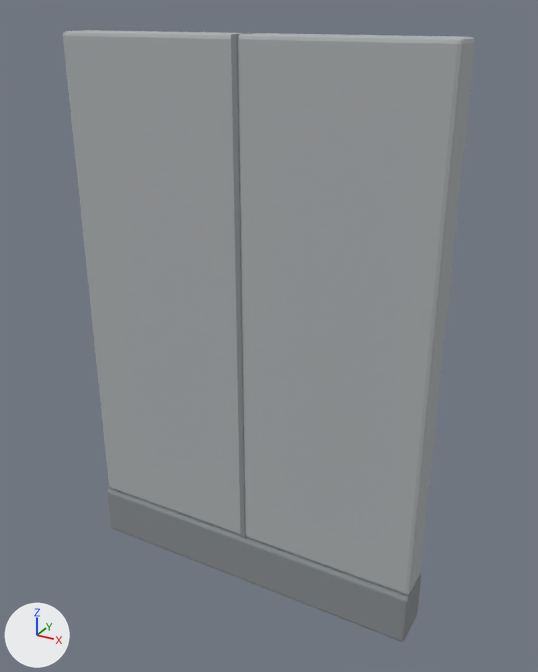
A saved change to the glTF model assets/models/kit/wall_panel.glb.
Before and after are seen from a 50 mm camera at (1.81, -3.09, 3.1) aimed at (0.08, 0.06, 1.53). Lighting does not change. The marker at lower left points along +X, +Y and +Z. The older version comes first.

Names of what the first picture shows: 'BaseTrim', 'Panel', 'Seam'.
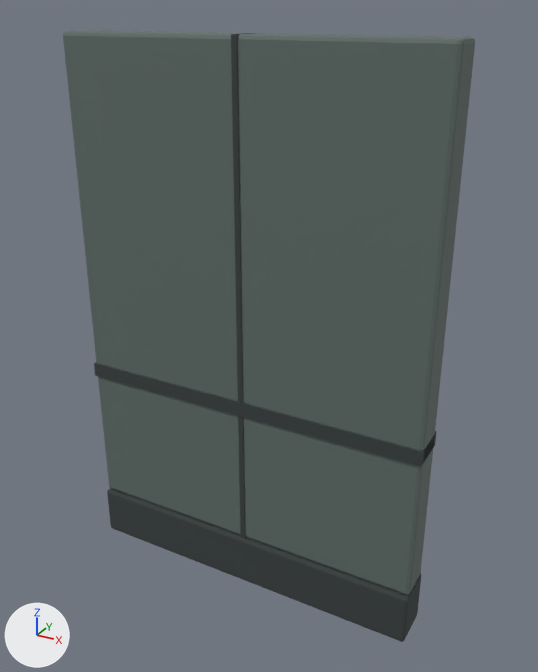
What differs and where, as boxes (x1, y1, x2, y2) in the pictures (538 x 672 px):
'Panel', recoloured (grey to dark grey)
    both: (63, 30, 475, 595)
'BaseTrim', recoloured (grey to dark grey)
    both: (107, 488, 421, 642)
'Stripe', added
    after: (94, 362, 437, 467)
'Seam', recoloured (grey to dark grey)
    both: (231, 33, 251, 539)

The change in detail:
Material 'WallTrim' (mat_walltrim) is new.
Its base color is (0.04, 0.05, 0.05) (dark grey #383f3f).
Its roughness is 0.9.
Material 'WallPaint' (mat_wallpaint) is new.
Its base color is (0.114, 0.153, 0.138) (dark grey #5f6d68).
Its roughness is 0.75.
me_cube_001 has 56 vertices, 108 faces and spans x -1.0..1.0, y -0.12..0.12, z -0.15..0.15.
me_cube_001 no longer uses material mat_concretedark (grey #868b8e).
me_cube_001 gains material mat_walltrim (dark grey #383f3f).
me_cube has 56 vertices, 108 faces and spans x -1.0..1.0, y -0.1..0.1, z -1.35..1.35.
me_cube no longer uses material mat_concrete (grey #adb1b3).
me_cube gains material mat_wallpaint (dark grey #5f6d68).
me_cube_002 has 8 vertices, 12 faces and spans x -0.01..0.01, y -0.1..0.1, z -1.35..1.35.
me_cube_002 no longer uses material mat_concretedark (grey #868b8e).
me_cube_002 gains material mat_walltrim (dark grey #383f3f).
Mesh me_cube_002_1 is new.
It is a box spanning x -1.0..1.0, y -0.11..0.11, z -0.04..0.04.
It uses material mat_walltrim (dark grey #383f3f).
Object 'Stripe' (ob_stripe) is new; it shows me_cube_002_1.
Its location is (0.0, 0.0, 1.15).
